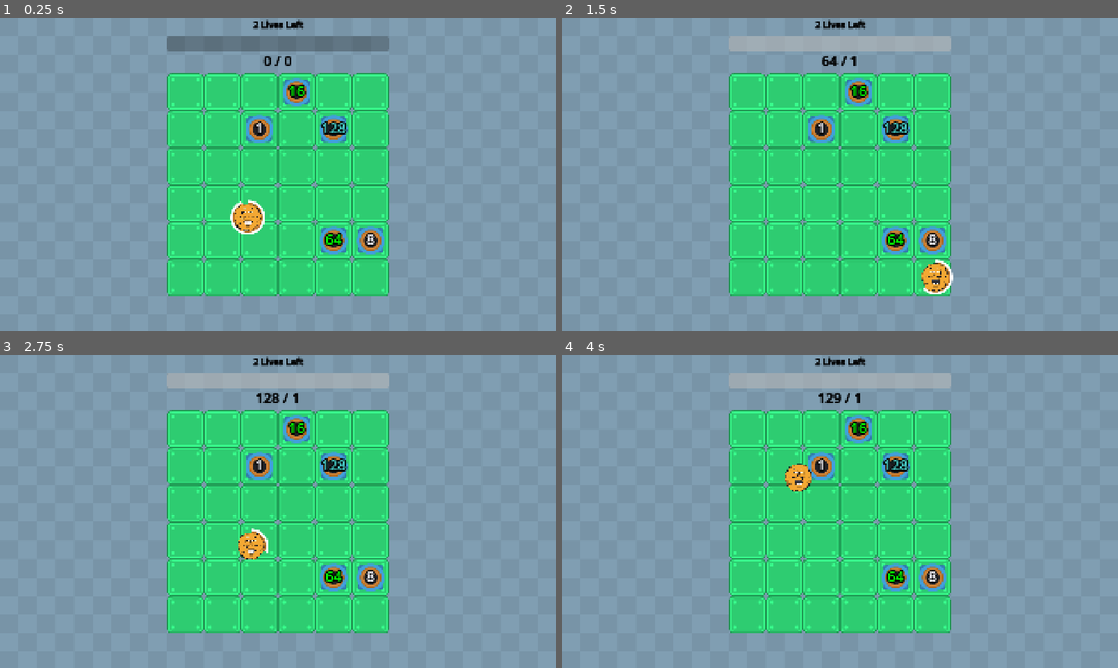
Above: before the commit, frames 1-4 (two rows, left to right).
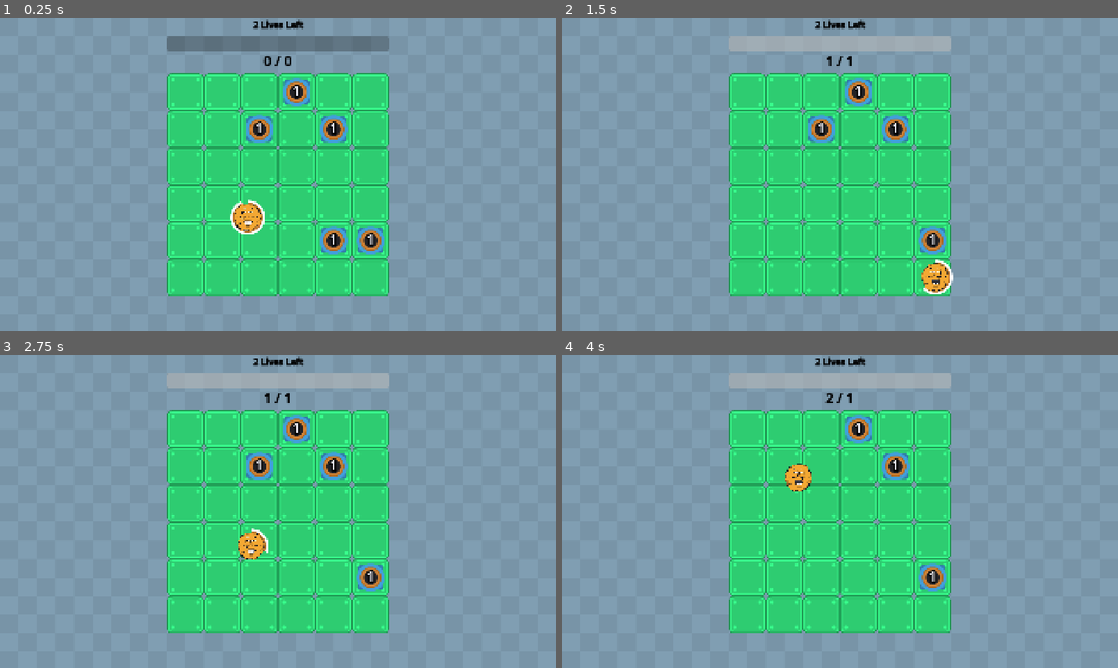
Above: after the commit, the same moments.

Repository: wanamelon/prototype_monorepo
Game: Godot game, scene res://source/bounce_main.tscn
Same seed, same stepped clock (60 frames per second), same inputs: the game is played once before the commit and once after it.
Inputs:
- Up to frame 1 (0.25 s): no input
- Up to frame 2 (1.5 s): no input
- Up to frame 3 (2.75 s): no input
- Up to frame 4 (4 s): no input

The runs differ from the first frame. In frame 1, 0.4% of the frame differs, in the area x 51-68%, y 21-73%; in frame 2, 0.8%; in frame 3, 0.8%; in frame 4, 1.2%, in the area x 44-68%, y 12-76%.

Commit message:
Add level down and despawn

Diff:
--- a/roller/source/crop.gd
+++ b/roller/source/crop.gd
@@ -1,55 +1,23 @@
 class_name Crop extends ItemSystem.Item
 
-"""
-What's the bare minimum functionality?
-Well, we need the sprite to show up
-	Means we also need a crop spawner item!
-	Imagine we only care about the round start one
-		simple enough. many ways to implement trigger, cheese way is have a state for hasBeenActivated
-		as discussed, should create a SpawnEvent, and those are all handled together near frame end by separate code
-	For that, we need a way to instance this scene
-When player overlaps it, give some points and downlevel -> PointsEvent
-	big question: how to represent such an overlap? should I think or just try something?
-	I mean definitely we will query player for overlap event(s)
-	But from there, we need to figure out which crop it applies to.
-	should all that logic be inside our crop class? Or perhaps the player generates not one overlap but multi
-	based on which areas it detects etc. And then each one is like Overlap { itemRef, bounce_count, ... }
-	or we generate both? eh, in that case it's possible for inconsistent state no?
-	I like to have more logic inside individual items to begin, and if we see pattern we can extract. that's flexible
-
-	So to sum up:
-		player physics event -> return a OverlapEvent(originator, size, etc.)
-		in crop tick activate, filter for such events which are from a PlayerBall (or perhaps with a given tags)
-		and for each one, we do our downlevel and generate a GivePointsEvent(), play whatever effects
-		we'll also maintain some internal state!
-
-	hmm ok if there are 2 events level up and level down, but we are at level 0, then order matters
-		we would always want to evaluate the level up event first. but that knowledge can live isolated here!
-		Fair, don't need a system level solution
-It should try and level up each tick, with some percent
-	For that, we should create a level up event, but also directly mod our state
-	The point of the event is only for triggering other stuff
-	If we need to truly "intercept" / change that level up
-
-Stretch (afterwards):
-	chance grow on hit
-		ideally this lives in a different item entirely?
-		that item listens for player overlap events and creates attempt level up events
-	enabling player bouncy
-	Snail trail
-"""
-
-var last_bounce_per_player := {}
+var last_hit_per_id := {}
 
 func activate(state: MatchState):
 	var events: Array[ItemEvent] = []
 	for area: Area2D in $Hitbox.get_overlapping_areas():
 		if area.get_parent() is PlayerBall:
 			var player := area.get_parent() as PlayerBall
-			var last_hit_info = last_bounce_per_player.get(player.get_instance_id(), [-1, -1000])
+			var last_hit_info = last_hit_per_id.get(player.get_instance_id(), [-1, -1000])
 			if last_hit_info[0] != player._bounce_count and state.tick > last_hit_info[1] + 6:
-				events.append(ItemSystem.GivePointsEvent.new(compute_point_value()))
-			last_bounce_per_player[player.get_instance_id()] = [player._bounce_count, state.tick]
+				var damage := player.compute_damage_per_hit()
+				for i in range(damage):
+					events.append(ItemSystem.GivePointsEvent.new(compute_point_value()))
+					level -= 1
+					if level <= 0:
+						player.on_tile_destroyed()
+						events.append(ItemSystem.DespawnEvent.new(self))
+						break
+			last_hit_per_id[player.get_instance_id()] = [player._bounce_count, state.tick]
 		#var item := find_parent_item(area)
 		#if item is PlayerBallItem:
 			#events.append(ItemSystem.GivePointsEvent.new(compute_point_value()))
--- a/roller/source/crop_spawner.gd
+++ b/roller/source/crop_spawner.gd
@@ -9,7 +9,7 @@
 		for i in range(5): # TODO: configurable?
 			var factory = func ():
 				var crop = CROP_SCENE.instantiate()
-				crop.level = _random.randi_range(1, 12)
+				crop.level = _random.randi_range(1, 1)
 				return crop
 			events.append(ItemSystem.SpawnEvent.new(factory, ItemSystem.AnyFreeCell.new(), 1.0))
 	return events
--- a/roller/source/item_system.gd
+++ b/roller/source/item_system.gd
@@ -46,6 +46,9 @@
 			var give_points_event := event as GivePointsEvent
 			_match_state.points += give_points_event.points
 			score_changed.emit(_match_state.points)
+		elif event is DespawnEvent:
+			_items.erase(event.target)
+			event.target.queue_free()
 	_tick += 1
 	_match_state.tick += 1
 
@@ -149,6 +152,11 @@
 		self.factory = factory
 		self.targeting_config = targeting_config
 		self.spawn_chance = spawn_chance
+
+class DespawnEvent extends ItemEvent:
+	var target: Item
+	func _init(target: Item):
+		self.target = target
 
 class OverlapEvent extends ItemEvent:
 	var player_bounce_count: int
Not shown, changed: roller/dev_notes.md
